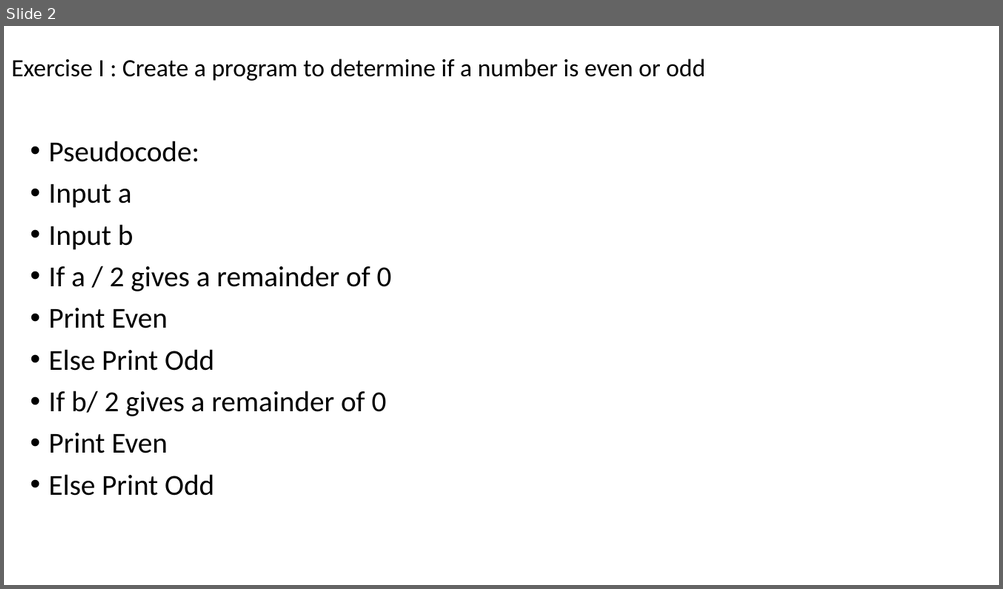
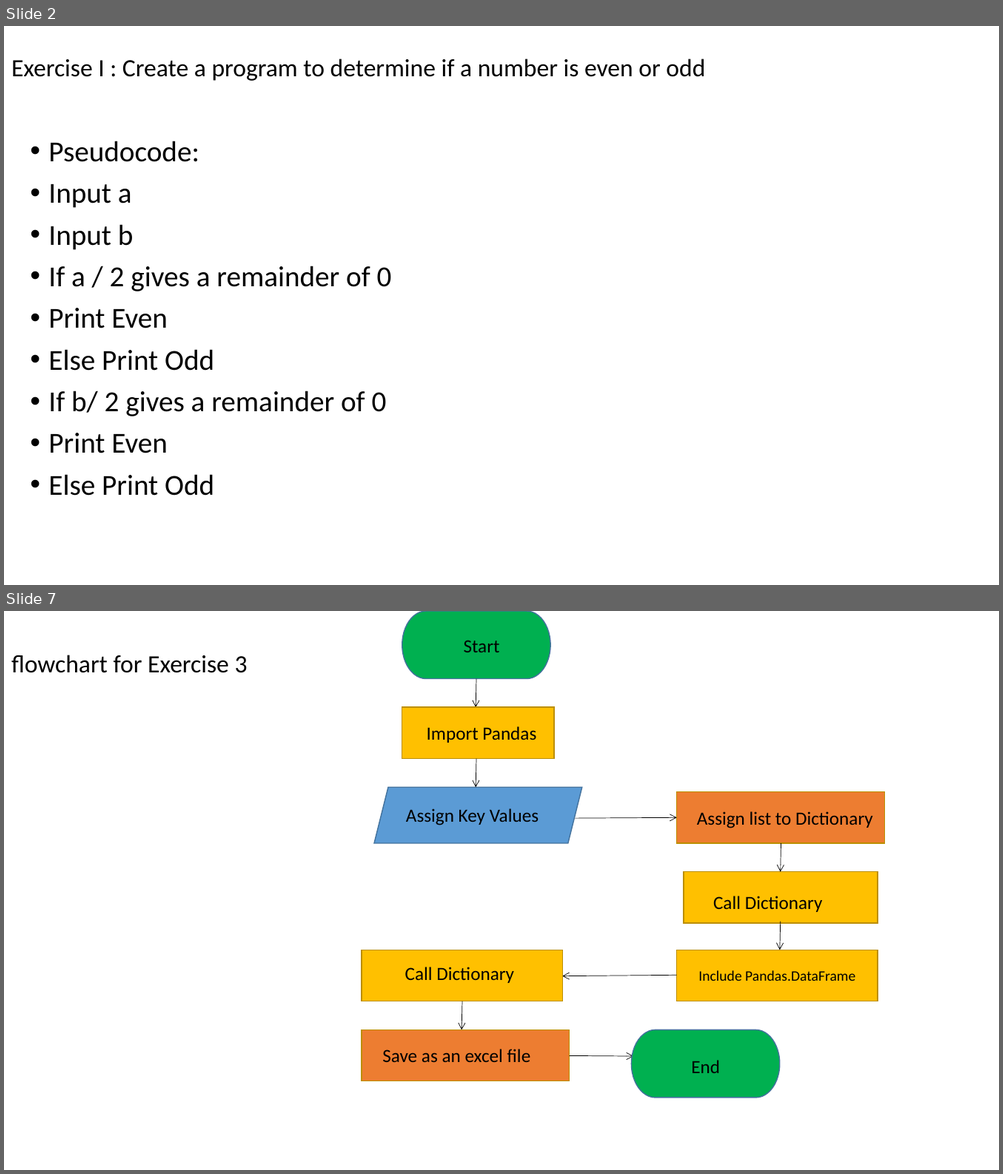
Before and after one commit to ehianeoigiagbepau/ehianeCSC102, a slide deck: Problem Solving Exercise II.pptx. Shown one above the other, each under a label of ours: slide 2 before the commit, slides 2 and 7 after it; the slides between them are not shown. The pictures are 1003x589 and 1003x1174 pixels, drawn with LibreOffice and Linux fonts; fonts in the diff are those of the drawing. Boxes give left, top, right and bottom in pixels: in the first picture for what was removed or moved away, otherwise in the second. Text is boxed around its words. In the diff, an @@ line names an element or a change of style, - is before the commit and + after.

```diff
--- a/Problem Solving Exercise II.pptx
+++ b/Problem Solving Exercise II.pptx
@@ slide 7 added at (x1=4, y1=611, x2=999, y2=1170), background #FFFFFF @@
@@ pill shape added at (x1=402, y1=611, x2=551, y2=679), fill #00B050, outline #43739E 1 pt @@
@@ title added at (x1=11, y1=655, x2=247, y2=673), 24 pt, text #000000 @@
+flowchart for Exercise 3
@@ text added at (x1=464, y1=640, x2=500, y2=652), 18 pt, text #000000 @@
+Start
@@ arrow added from (476, 679) to (475, 707), #000000 0.5 pt @@
@@ rectangle added at (x1=402, y1=707, x2=555, y2=759), fill #FFC000, outline #BD8E00 1 pt @@
@@ text added at (x1=427, y1=726, x2=536, y2=743), 18 pt, text #000000 @@
+Import Pandas
@@ arrow added from (476, 759) to (475, 787), #000000 0.5 pt @@
@@ parallelogram added at (x1=374, y1=787, x2=582, y2=843), fill #5B9BD5, outline #43739E 1 pt @@
@@ text added at (x1=406, y1=809, x2=538, y2=826), 18 pt, text #000000 @@
+Assign Key Values
@@ rectangle added at (x1=677, y1=792, x2=885, y2=844), fill #ED7D31, outline #BD8E00 1 pt @@
@@ arrow added from (575, 818) to (677, 817), #000000 0.5 pt @@
@@ text added at (x1=697, y1=812, x2=873, y2=829), 18 pt, text #000000 @@
+Assign list to Dictionary
@@ arrow added from (781, 844) to (780, 872), #000000 0.5 pt @@
@@ rectangle added at (x1=684, y1=872, x2=878, y2=923), fill #FFC000, outline #BD8E00 1 pt @@
@@ text added at (x1=713, y1=896, x2=822, y2=912), 18 pt, text #000000 @@
+Call Dictionary
@@ arrow added from (780, 921) to (780, 951), #000000 0.5 pt @@
@@ rectangle added at (x1=361, y1=951, x2=562, y2=1002), fill #FFC000, outline #BD8E00 1 pt @@
@@ rectangle added at (x1=677, y1=951, x2=878, y2=1002), fill #FFC000, outline #BD8E00 1 pt @@
@@ text added at (x1=405, y1=967, x2=514, y2=983), 18 pt, text #000000 @@
+Call Dictionary
@@ arrow added from (677, 975) to (562, 977), #000000 0.5 pt @@
@@ text added at (x1=698, y1=971, x2=855, y2=981), 14 pt, text #000000 @@
+Include Pandas.DataFrame
@@ arrow added from (462, 1002) to (461, 1031), #000000 0.5 pt @@
@@ rectangle added at (x1=361, y1=1031, x2=569, y2=1082), fill #ED7D31, outline #BD8E00 1 pt @@
@@ pill shape added at (x1=632, y1=1031, x2=780, y2=1098), fill #00B050, outline #43739E 1 pt @@
@@ text added at (x1=382, y1=1049, x2=531, y2=1062), 18 pt, text #000000 @@
+Save as an excel file
@@ arrow added from (569, 1056) to (634, 1056), #000000 0.5 pt @@
@@ text added at (x1=691, y1=1060, x2=720, y2=1073), 18 pt, text #000000 @@
+End
```
Also in this commit, not shown: 4 slides changed, 2 other slides added, 5 slides removed, 2 other files.
